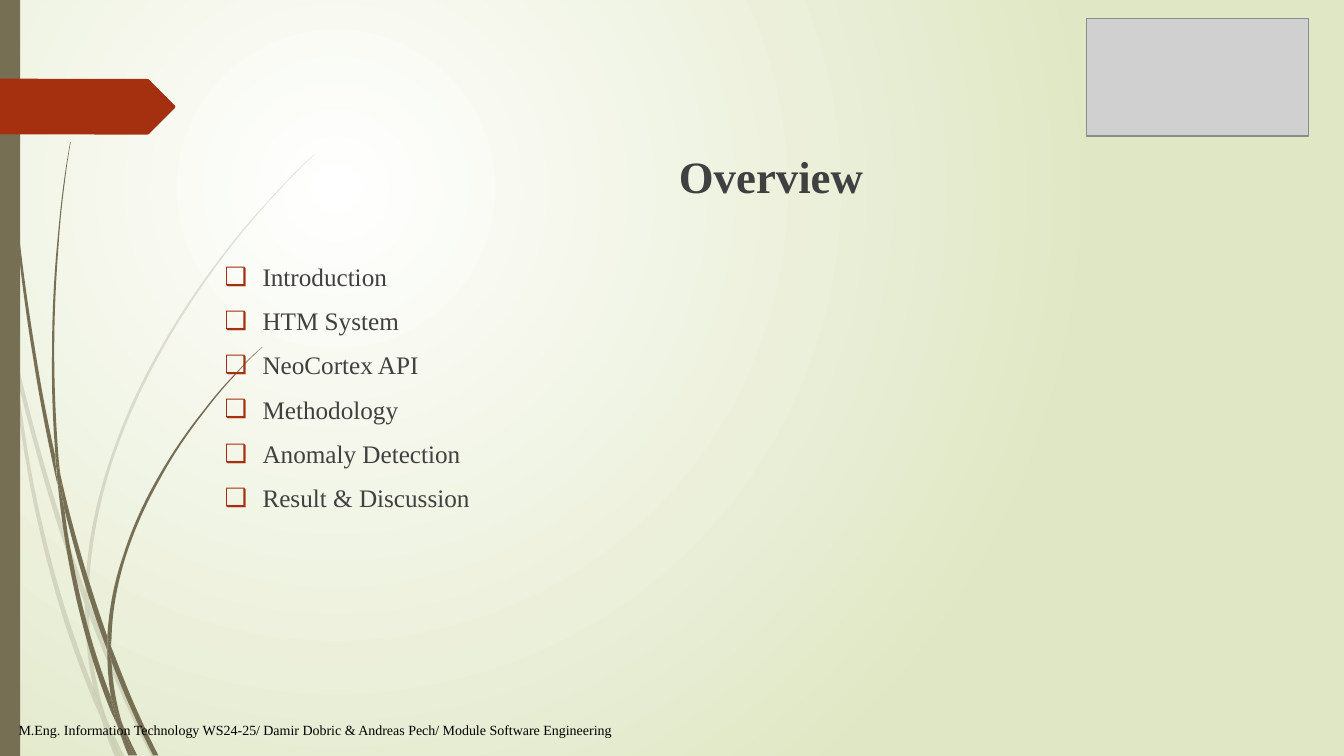
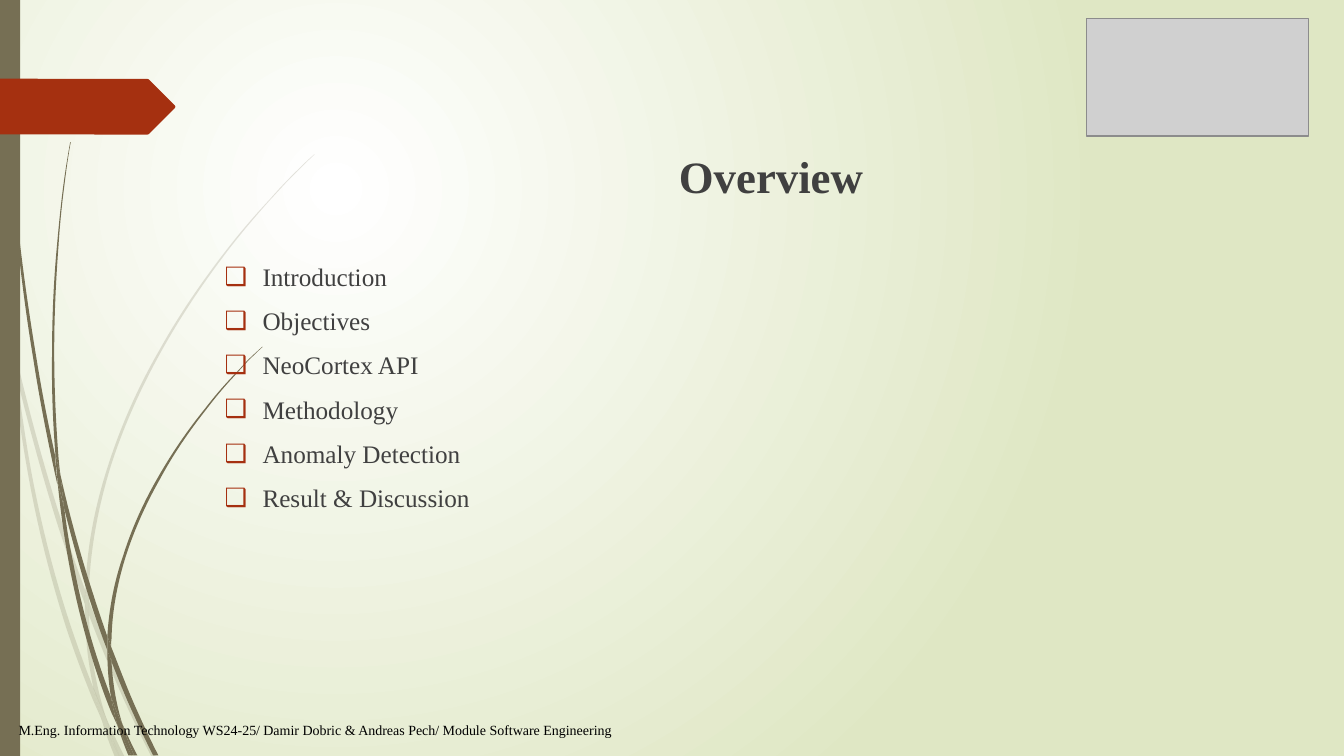
Before and after one commit to sohelranalive/neocortexapi-CodeHive, a slide deck: slide 2 of source/MySEProject/Documentation/PresentationFile_CodeHive.pptx. Drawn at 1344x756 pixels with LibreOffice and Linux fonts; fonts in the diff are those of the drawing; grey boxes stand for pictures. Boxes give left, top, right and bottom in pixels: in the first picture for what was removed or moved away, otherwise in the second. Text is boxed around its words. In the diff, an @@ line names an element or a change of style, - is before the commit and + after.

Commit message:
added objectives in PPT

```diff
--- a/source/MySEProject/Documentation/PresentationFile_CodeHive.pptx
+++ b/source/MySEProject/Documentation/PresentationFile_CodeHive.pptx
@@ text at [263, 312, 371, 336]: text changed @@
-❑ HTM System
+❑ Objectives
```
Also in this commit, not shown: 1 slide added.
